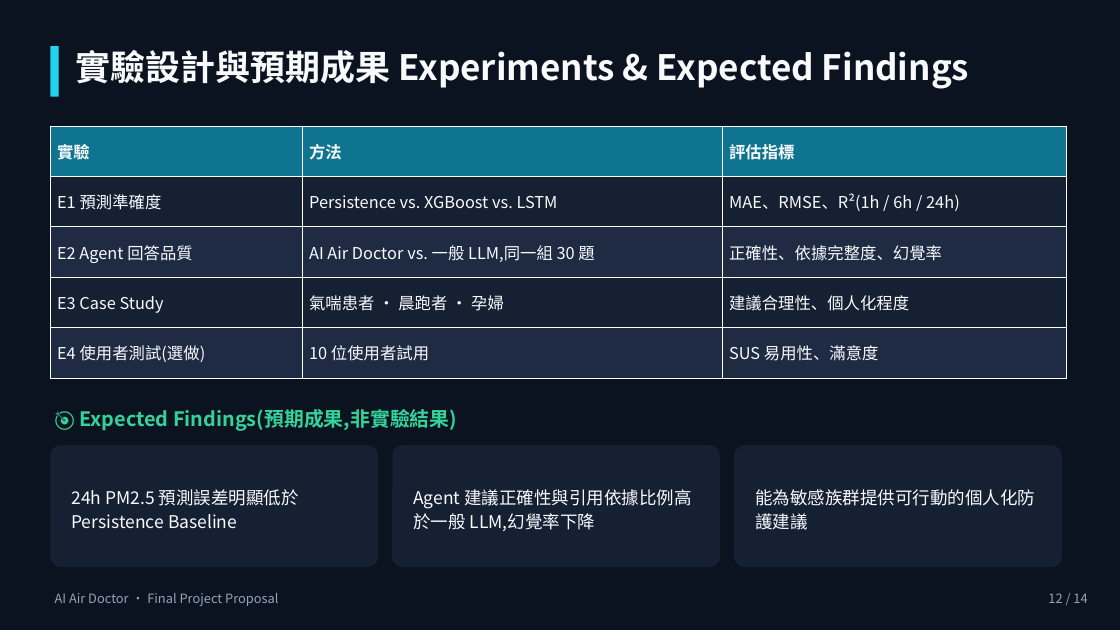
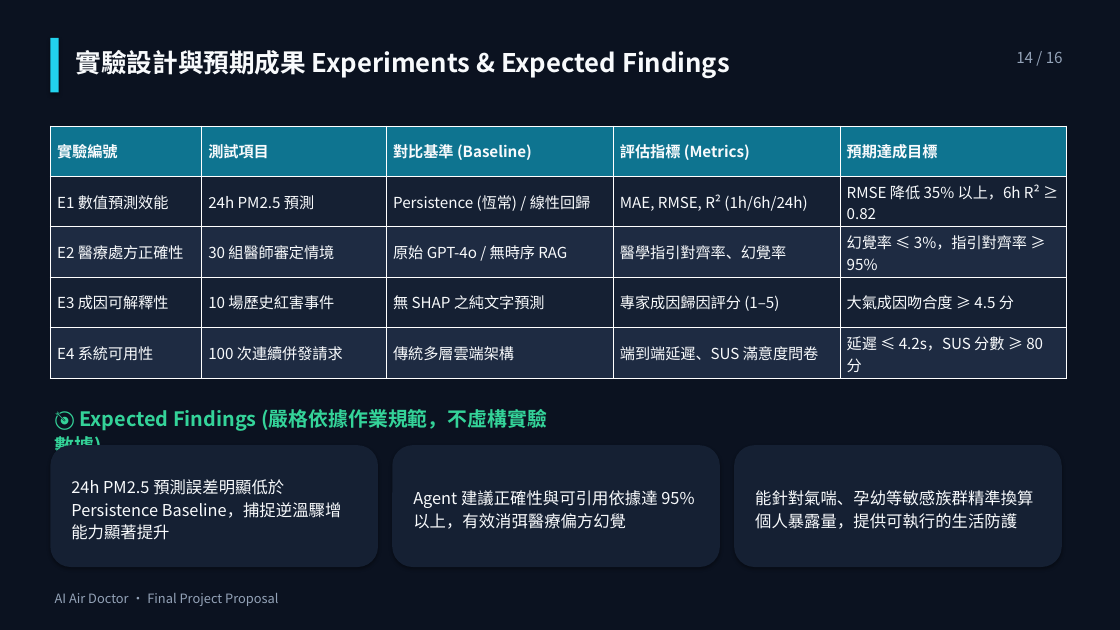
Before and after one commit to aghoniln/IOT_group_proposal, a slide deck: slide 14 of docs/Proposal_AI_Air_Doctor.pptx (slide 12 before the commit). Drawn at 1120x630 pixels with LibreOffice and Linux fonts; fonts in the diff are those of the drawing. Boxes give left, top, right and bottom in pixels: in the first picture for what was removed or moved away, otherwise in the second. Text is boxed around its words. In the diff, an @@ line names an element or a change of style, - is before the commit and + after.

```diff
--- a/docs/Proposal_AI_Air_Doctor.pptx
+++ b/docs/Proposal_AI_Air_Doctor.pptx
@@ background #0B1220 to #FFFFFF @@
@@ rectangle added at [0, 0, 1120, 630], fill #0B1220 @@
@@ rectangle: place and size @@
-rectangle at [50, 46, 59, 97]
+rectangle at [50, 38, 59, 92]
@@ rectangle at [50, 38, 59, 92]: shadow on @@
@@ text "實驗設計與預期成果 Experiments & Expected Findings" at [76, 50, 730, 78]: size 30 to 22 pt @@
@@ text added at [1016, 52, 1063, 63], 13 pt, text #94A3B8 @@
+14 / 16
@@ table at [50, 126, 1067, 378] @@
-column 1: 實驗 | E1 預測準確度 | E2 Agent 回答品質 | E3 Case Study | E4 使用者測試(選做)
-column 2: 方法 | Persistence vs. XGBoost vs. LSTM | AI Air Doctor vs. 一般 LLM,同一組 30 題 | 氣喘患者 · 晨跑者 · 孕婦 | 10 位使用者試用
-column 3: 評估指標 | MAE、RMSE、R²(1h / 6h / 24h) | 正確性、依據完整度、幻覺率 | 建議合理性、個人化程度 | SUS 易用性、滿意度
+column 1: 實驗編號 | E1 數值預測效能 | E2 醫療處方正確性 | E3 成因可解釋性 | E4 系統可用性
+column 2: 測試項目 | 24h PM2.5 預測 | 30 組醫師審定情境 | 10 場歷史紅害事件 | 100 次連續併發請求
+column 3: 對比基準 (Baseline) | Persistence (恆常) / 線性回歸 | 原始 GPT-4o / 無時序 RAG | 無 SHAP 之純文字預測 | 傳統多層雲端架構
+column 4: 評估指標 (Metrics) | MAE, RMSE, R² (1h/6h/24h) | 醫學指引對齊率、幻覺率 | 專家成因歸因評分 (1–5) | 端到端延遲、SUS 滿意度問卷
+column 5: 預期達成目標 | RMSE 降低 35% 以上，6h R² ≥ 0.82 | 幻覺率 ≤ 3%，指引對齊率 ≥ 95% | 大氣成因吻合度 ≥ 4.5 分 | 延遲 ≤ 4.2s，SUS 分數 ≥ 80 分
@@ text at [55, 409, 547, 451]: text changed @@
-🎯 Expected Findings(預期成果,非實驗結果)
+🎯 Expected Findings (嚴格依據作業規範，不虛構實驗數據)
@@ shadow on; proportions changed in 3 elements at [50, 445, 378, 567], [392, 445, 720, 567], [734, 445, 1062, 567] @@
@@ text at [71, 479, 342, 540]: text changed; size 15 to 14 pt @@
-24h PM2.5 預測誤差明顯低於 Persistence Baseline
+24h PM2.5 預測誤差明顯低於 Persistence Baseline，捕捉逆溫驟增能力顯著提升
@@ text at [413, 490, 694, 529]: text changed; size 15 to 14 pt @@
-Agent 建議正確性與引用依據比例高於一般 LLM,幻覺率下降
+Agent 建議正確性與可引用依據達 95% 以上，有效消弭醫療偏方幻覺
@@ text at [755, 490, 1033, 529]: text changed; size 15 to 14 pt @@
-能為敏感族群提供可行動的個人化防護建議
+能針對氣喘、孕幼等敏感族群精準換算個人暴露量，提供可執行的生活防護
@@ text removed at [1048, 593, 1087, 603] @@
-12 / 14
```
Also in this commit, not shown: 9 other slides changed, 6 slides added, 4 slides removed, 7 other files.
